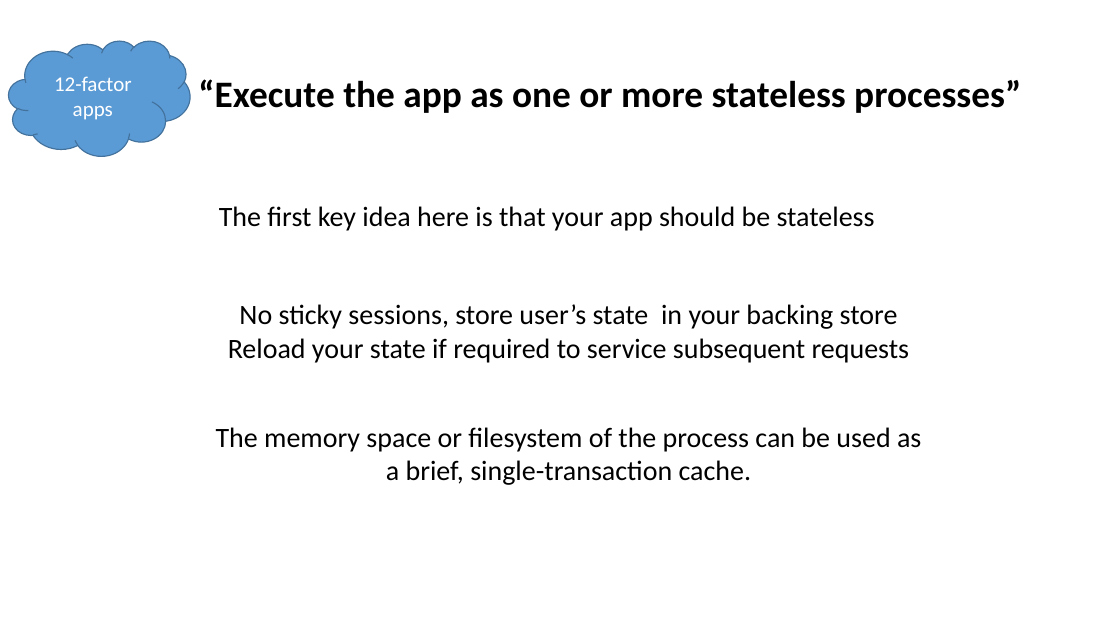
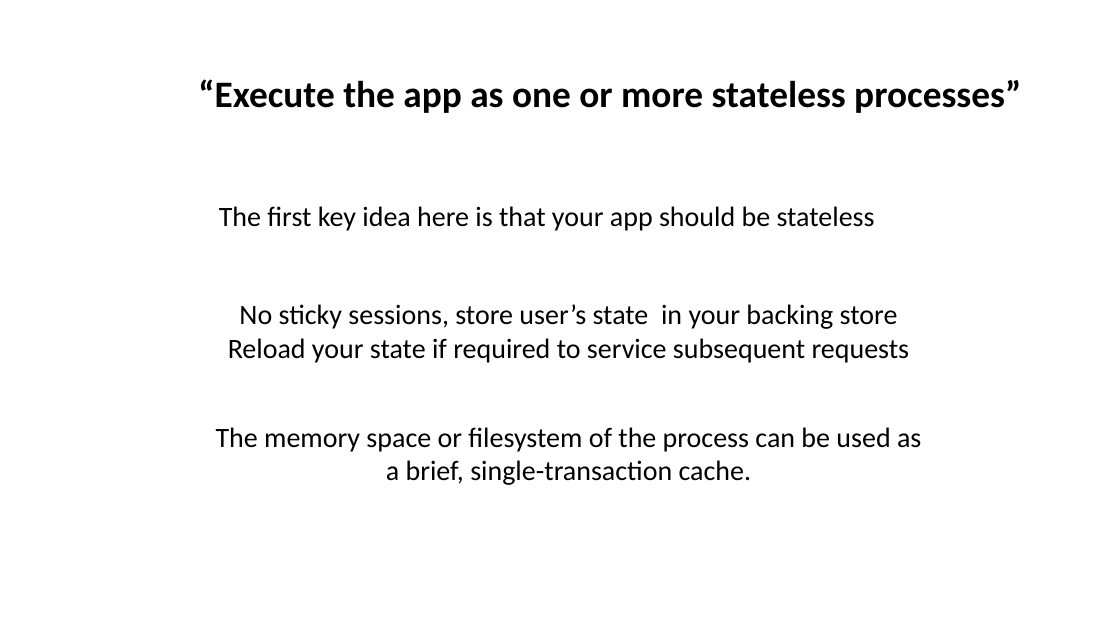
Before and after one commit to iancooper/Presentations, a slide deck: slide 26 of 12-factor apps in .NET (Short).pptx (slide 21 before the commit). Drawn at 1120x630 pixels with LibreOffice and Linux fonts; fonts in the diff are those of the drawing. Boxes give left, top, right and bottom in pixels: in the first picture for what was removed or moved away, otherwise in the second. Text is boxed around its words. In the diff, an @@ line names an element or a change of style, - is before the commit and + after.

```diff
--- a/12-factor apps in .NET (Short).pptx
+++ b/12-factor apps in .NET (Short).pptx
@@ cloud removed at [8,40,190,155] @@
-12-factor apps
```
Also in this commit, not shown: 22 other slides changed, 19 slides added, 15 slides removed.
